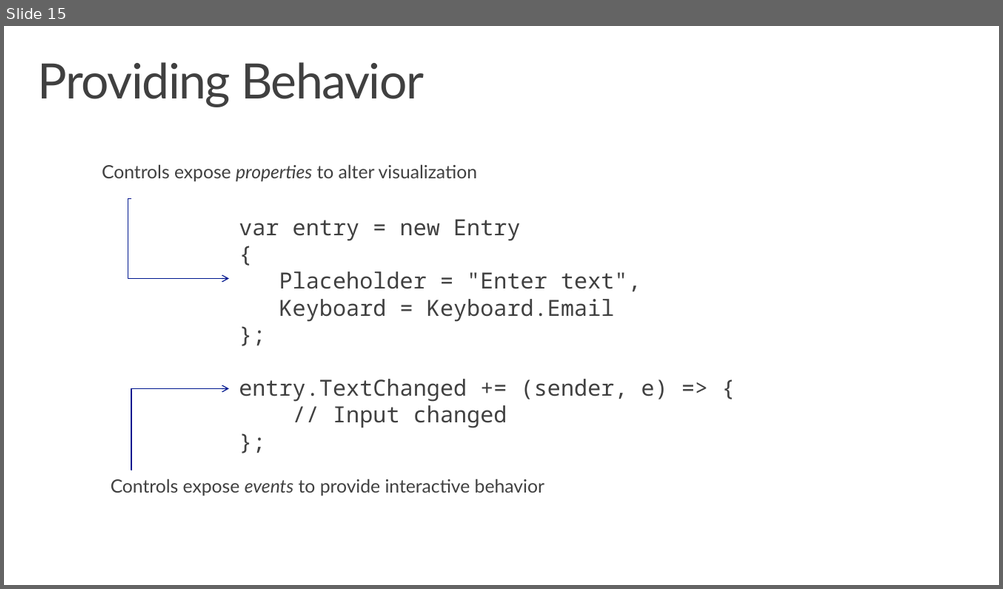
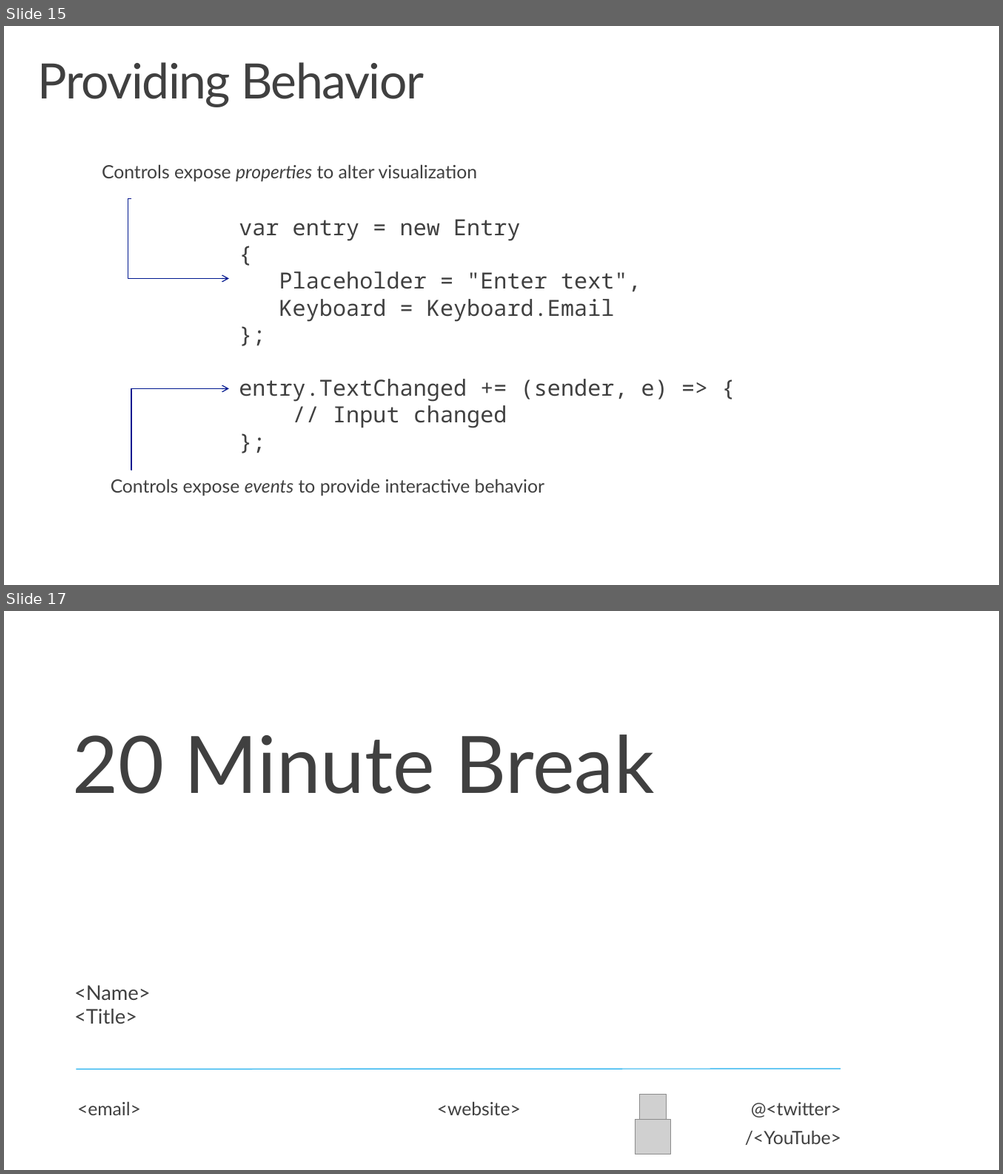
Before and after one commit to dotnet-presentations/dotnet-maui-workshop, a slide deck: Slides/Workshop1 - Our First App.pptx. Shown one above the other, each under a label of ours: slide 15 before the commit, slides 15 and 17 after it; the slides between them are not shown. The pictures are 1003x589 and 1003x1174 pixels, drawn with LibreOffice and Linux fonts; fonts in the diff are those of the drawing; grey boxes stand for pictures; background and template pictures are left out. Boxes give left, top, right and bottom in pixels: in the first picture for what was removed or moved away, otherwise in the second. Text is boxed around its words. In the diff, an @@ line names an element or a change of style, - is before the commit and + after.

```diff
--- a/Slides/Workshop1 - Our First App.pptx
+++ b/Slides/Workshop1 - Our First App.pptx
@@ slide 17 added at (4, 611, 999, 1170), background #FFFFFF @@
@@ text added at (72, 735, 654, 794), 76.5 pt, text #404040 @@
+20 Minute Break
@@ text added at (74, 985, 151, 1024), 19.6 pt, text #404040 @@
+<Name>
+<Title>
@@ line added from (77, 1070) to (840, 1069), #16ACEE 0.85 pt @@
@@ picture added at (640, 1094, 666, 1122) @@
@@ text added at (77, 1102, 141, 1116), 17.6 pt, text #404040 @@
+<email>
@@ text added at (437, 1102, 521, 1116), 17.6 pt, text #404040 @@
+<website>
@@ picture added at (635, 1120, 670, 1155) @@
@@ text added at (745, 1102, 841, 1145), 17.6 pt, text #404040 @@
+@<twitter>
+/<YouTube>
```
Also in this commit, not shown: 3 slides changed, 1 slide removed, 5 other files.
